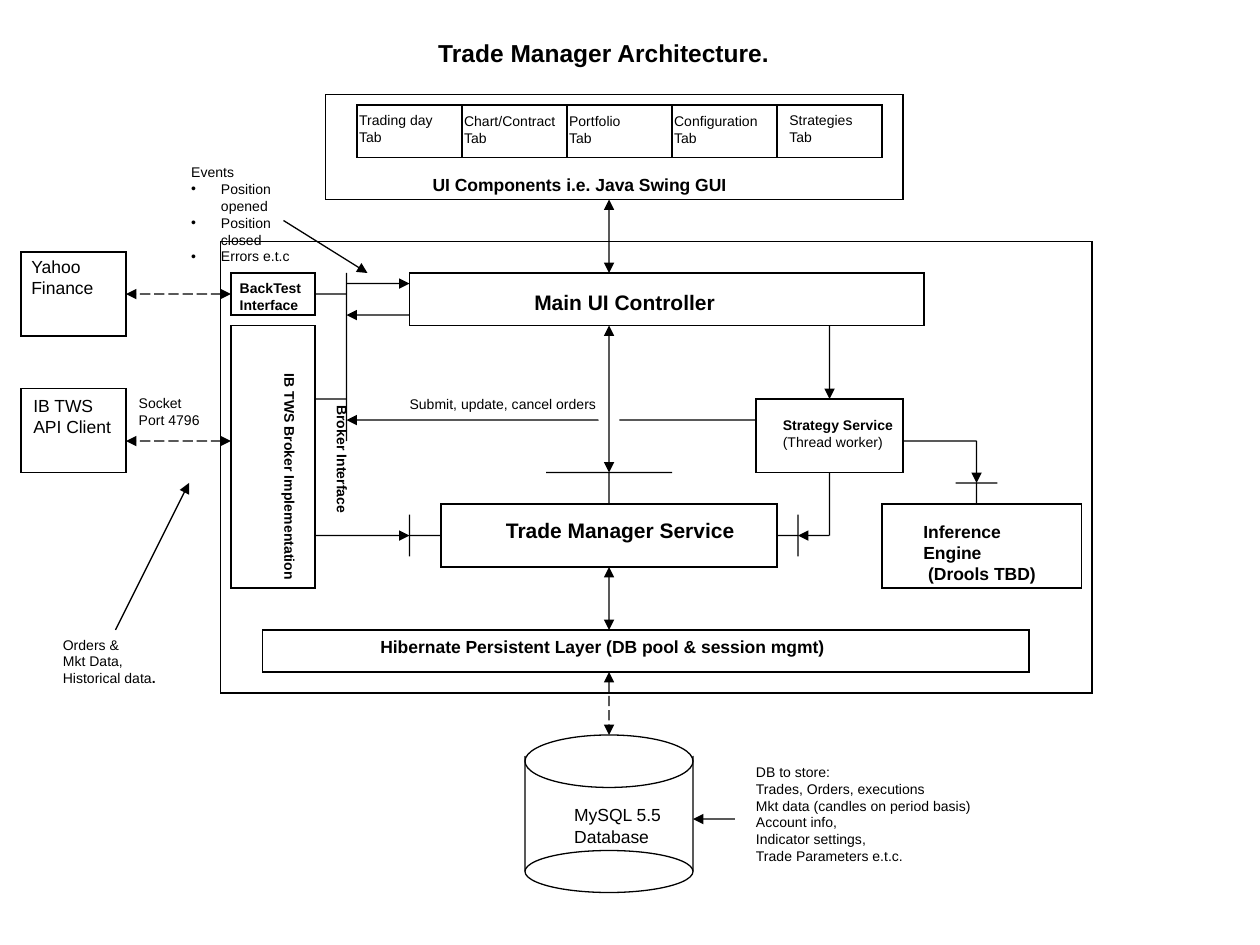
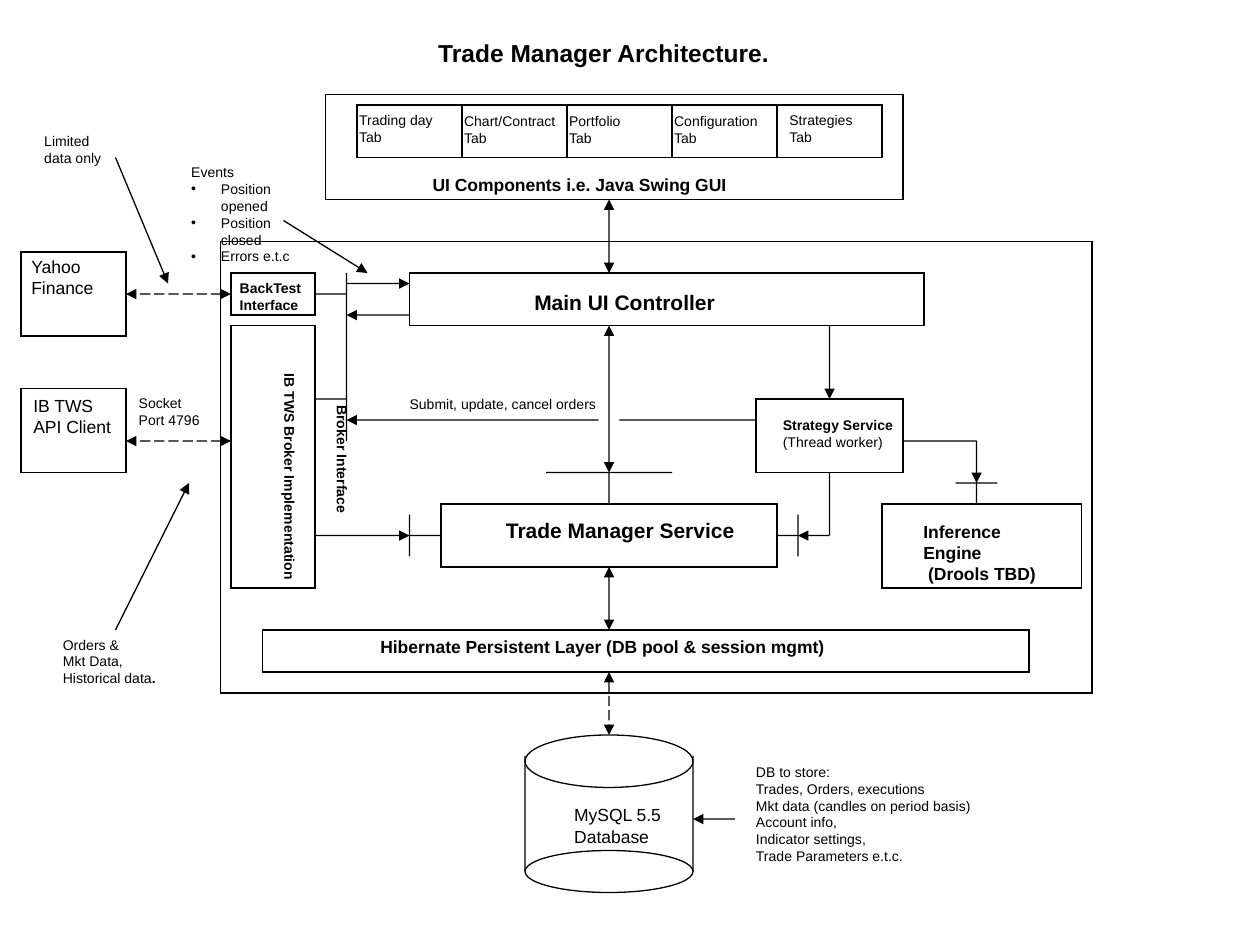
Before and after one commit to trade-manager/trade-manager, a slide deck: slide 5 of docs/Trading Day.ppt. Drawn at 1260x945 pixels with LibreOffice and Linux fonts; fonts in the diff are those of the drawing. Boxes give left, top, right and bottom in pixels: in the first picture for what was removed or moved away, otherwise in the second. Text is boxed around its words. In the diff, an @@ line names an element or a change of style, - is before the commit and + after.

```diff
--- a/docs/Trading Day.ppt
+++ b/docs/Trading Day.ppt
@@ text added at <box>44,136,101,166</box>, 8 pt, text #000000 @@
+Limited
+data only
@@ arrow added from (116, 158) to (168, 284), #000000 0.74 pt @@
```
Also in this commit, not shown: 1 other slide changed, 3 other files.
